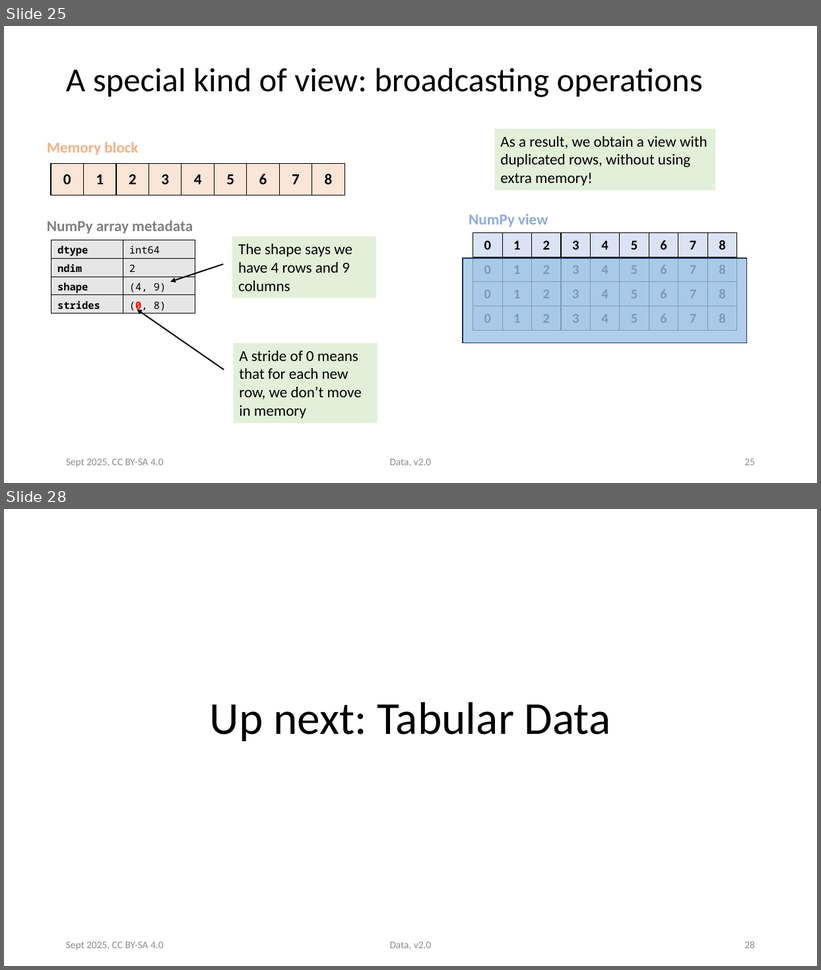
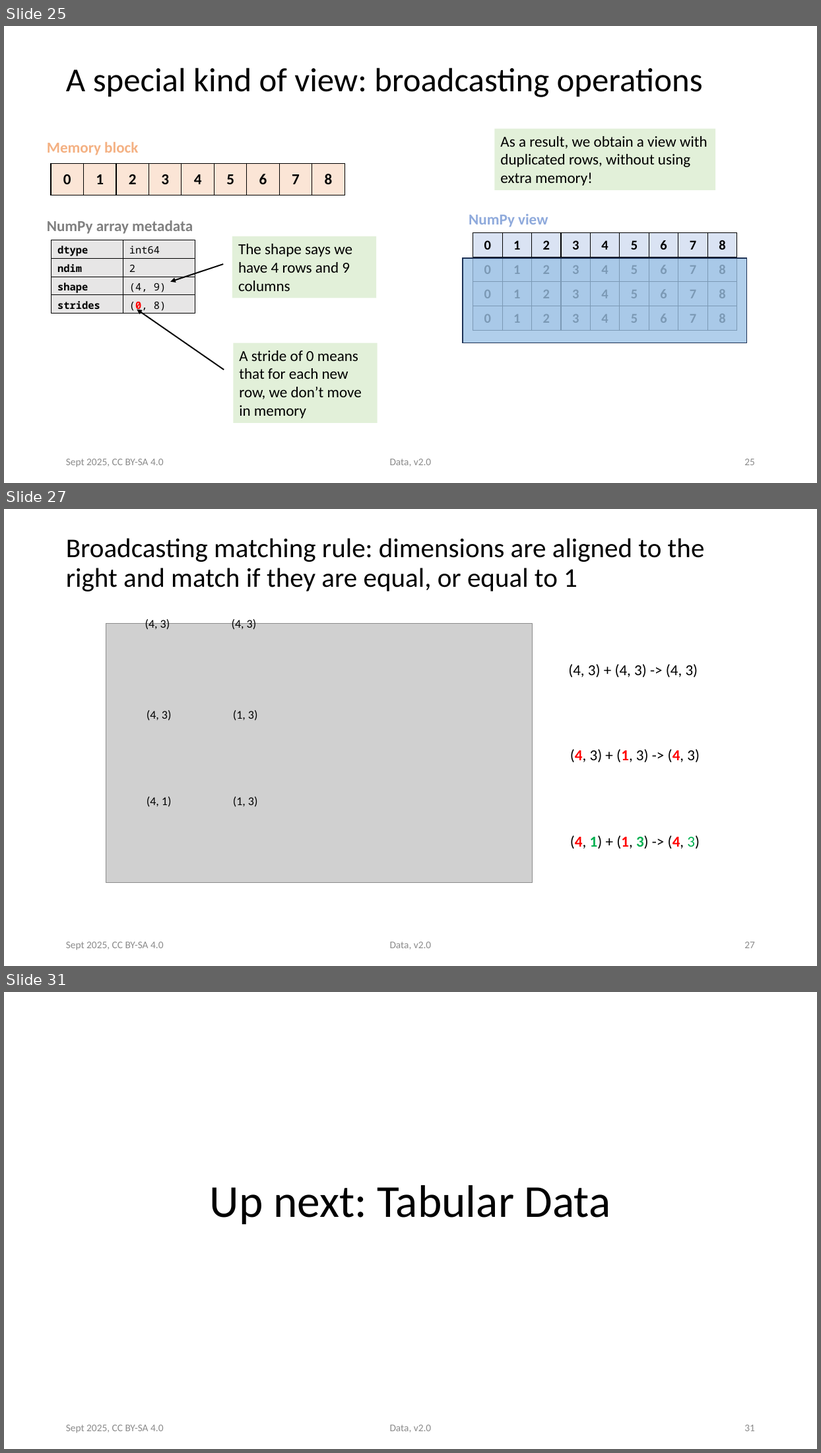
Before and after one commit to victoris93/data_class, a slide deck: numpy.pptx. Shown one above the other, each under a label of ours: slides 25 and 28 before the commit, slides 25, 27 and 31 after it; the slides between them are not shown. The pictures are 821x970 and 821x1453 pixels, drawn with LibreOffice and Linux fonts; fonts in the diff are those of the drawing; grey boxes stand for pictures. Boxes give left, top, right and bottom in pixels: in the first picture for what was removed or moved away, otherwise in the second. Text is boxed around its words. In the diff, an @@ line names an element or a change of style, - is before the commit and + after.

Commit message:
Complete broadcasting part of numpy

```diff
--- a/numpy.pptx
+++ b/numpy.pptx
@@ slide 27 added at [4,509,817,966], background #FFFFFF @@
@@ title added at [66,538,705,591], 32 pt, text #000000 @@
+Broadcasting matching rule: dimensions are aligned to the right and match if they are equal, or equal to 1
@@ picture added at [106,624,533,883] @@
@@ text added at [145,618,170,630], 14 pt, text #000000 @@
+(4, 3)
@@ text added at [232,618,257,630], 14 pt, text #000000 @@
+(4, 3)
@@ text added at [568,664,698,677], 18 pt, text #000000 @@
+(4, 3) + (4, 3) -> (4, 3)
@@ text added at [147,710,172,721], 14 pt, text #000000 @@
+(4, 3)
@@ text added at [233,710,258,721], 14 pt, text #000000 @@
+(1, 3)
@@ text added at [570,749,700,762], 18 pt, text #000000 @@
+(4, 3) + (1, 3) -> (4, 3)
@@ text added at [147,797,172,807], 14 pt, text #000000 @@
+(4, 1)
@@ text added at [233,797,258,807], 14 pt, text #000000 @@
+(1, 3)
@@ text added at [570,836,700,849], 18 pt, text #000000 @@
+(4, 1) + (1, 3) -> (4, 3)
@@ text added at [66,942,163,951], 12 pt, text #8C8C8C @@
+Sept 2025, CC BY-SA 4.0
@@ text added at [390,942,431,950], 12 pt, text #8C8C8C @@
+Data, v2.0
@@ page number added at [745,942,755,949], 12 pt, text #8C8C8C @@
+27
@@ what was slide 28 is now slide 31 @@
@@ page number at [745,1425,755,1432]: text changed @@
-28
+31
```
Also in this commit, not shown: 5 slides changed, 2 other slides added, 2 other files.
